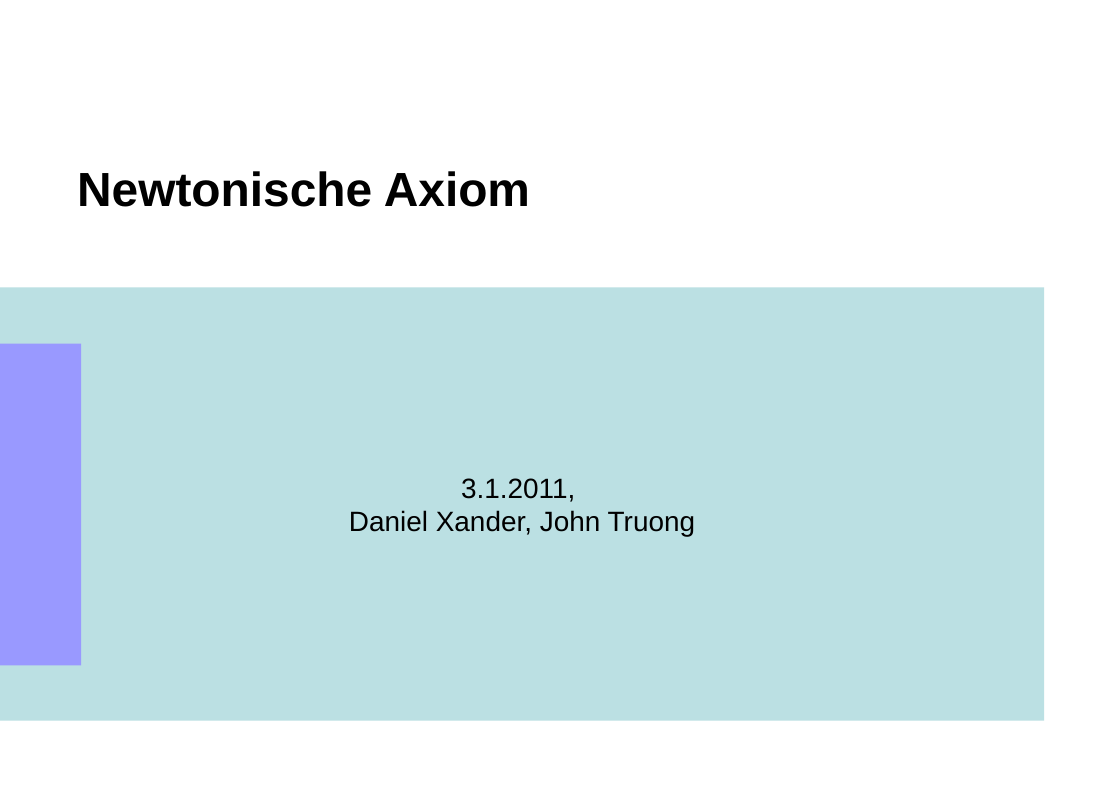
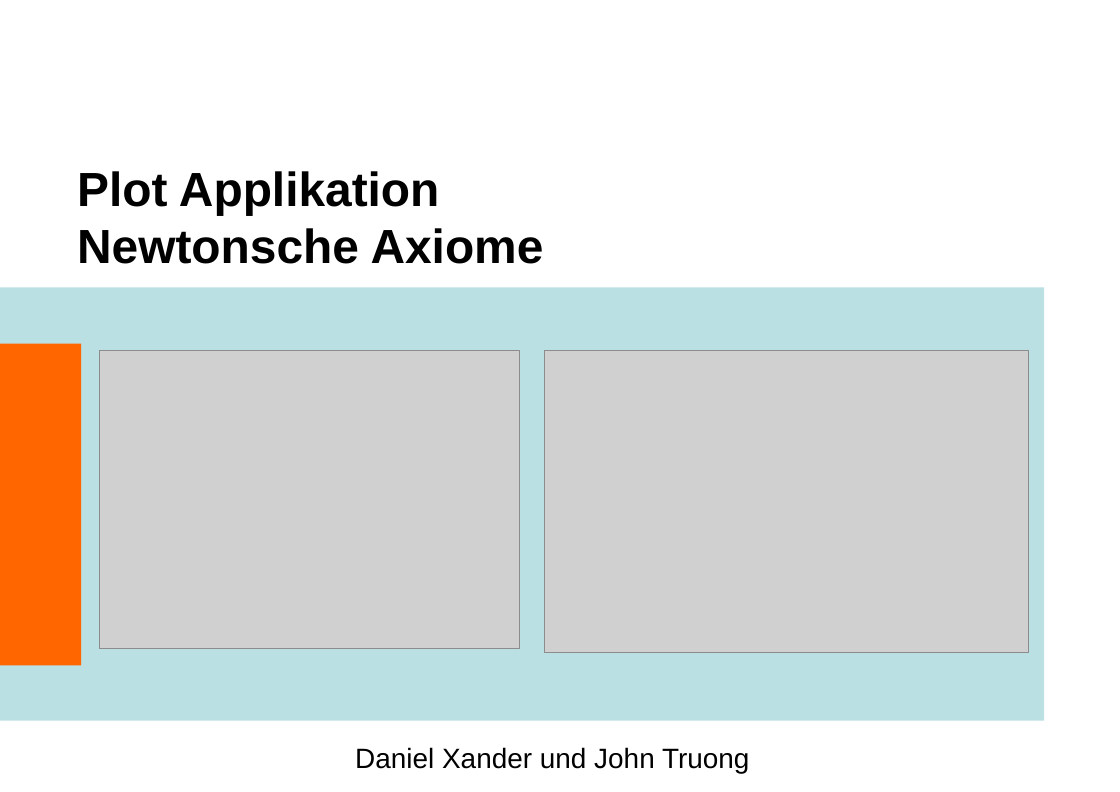
Before and after one commit to yuai/newtonscheaxiom, a slide deck: slide 1 of wiki/truong_xander.pptx. Drawn at 1120x792 pixels with LibreOffice and Linux fonts; fonts in the diff are those of the drawing; grey boxes stand for pictures; background and template pictures are left out. Boxes give left, top, right and bottom in pixels: in the first picture for what was removed or moved away, otherwise in the second. Text is boxed around its words. In the diff, an @@ line names an element or a change of style, - is before the commit and + after.

```diff
--- a/wiki/truong_xander.pptx
+++ b/wiki/truong_xander.pptx
@@ title at (x1=77, y1=171, x2=544, y2=264): text changed @@
-Newtonische Axiom
+Plot Applikation
+Newtonsche Axiome
@@ rectangle at (x1=0, y1=344, x2=81, y2=666): fill #9999FF to #FF6600 @@
@@ picture added at (x1=100, y1=351, x2=519, y2=649) @@
@@ picture added at (x1=545, y1=351, x2=1029, y2=652) @@
@@ text in rectangle at (x1=349, y1=478, x2=695, y2=537): text removed @@
-3.1.2011,
-Daniel Xander, John Truong
@@ text added at (x1=355, y1=747, x2=749, y2=773), 21 pt, text #000000 @@
+Daniel Xander und John Truong
```
Also in this commit, not shown: 9 other slides changed, 1 slide removed.
